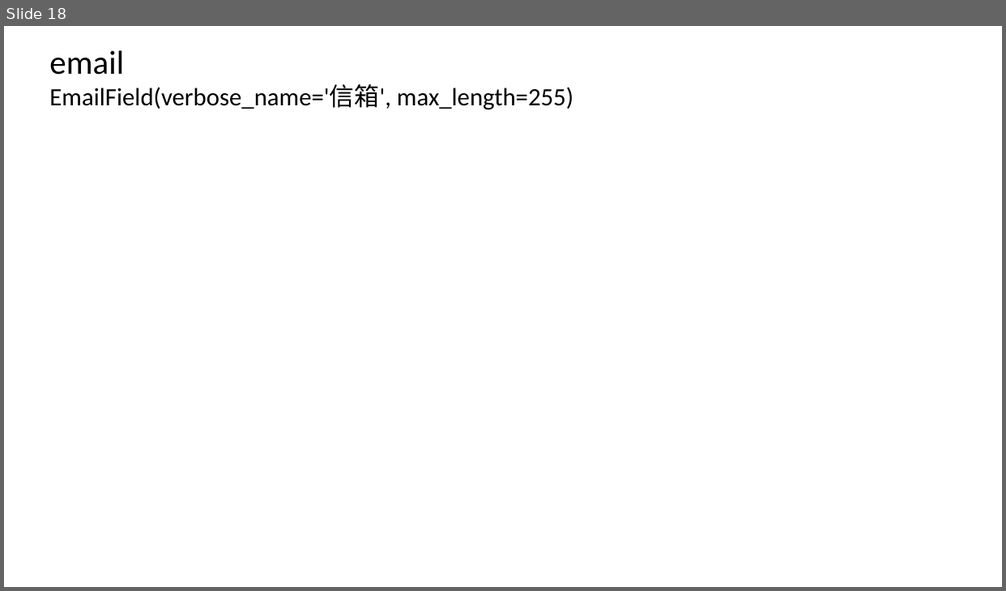
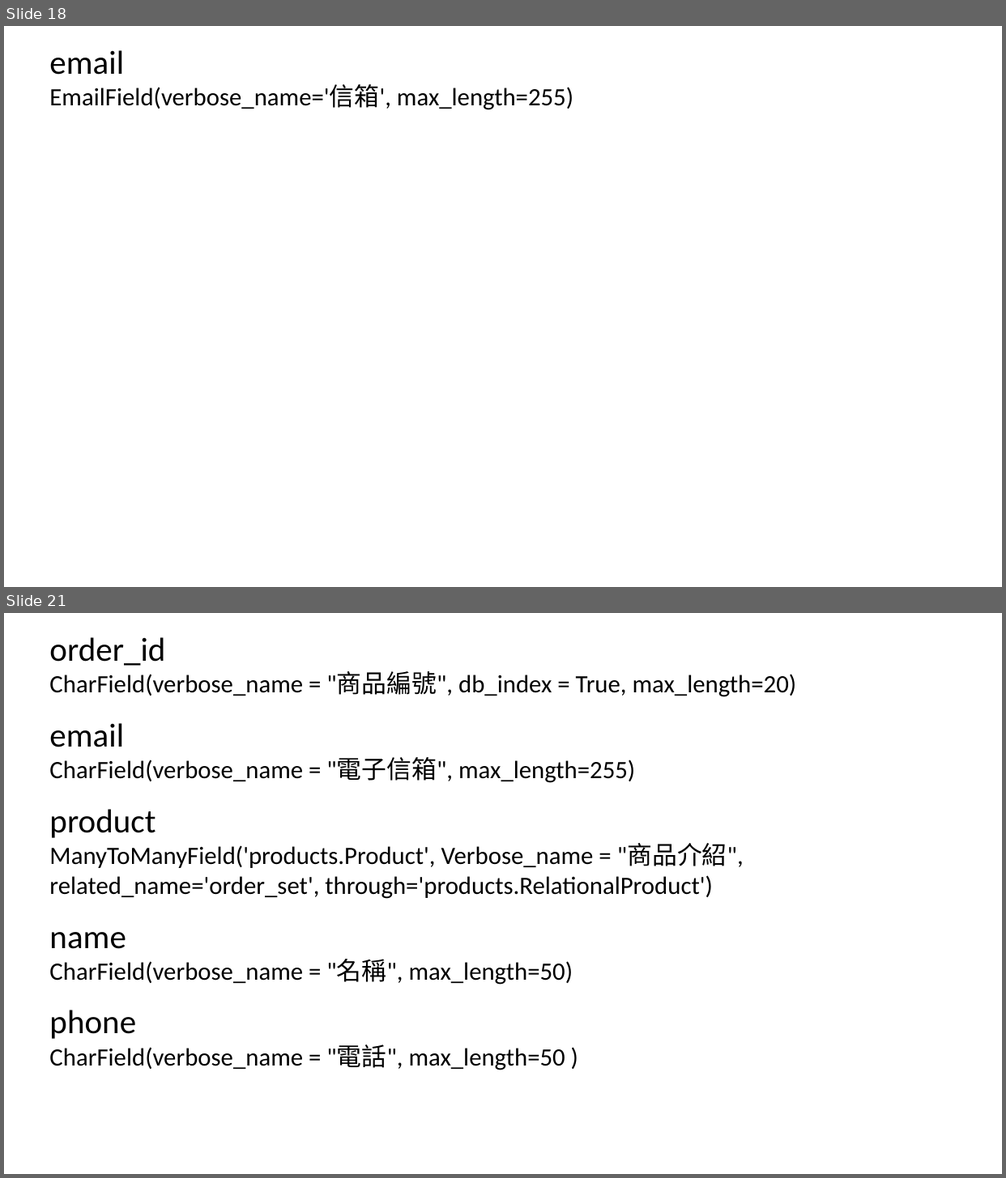
Before and after one commit to LouisLin511986/Django-eCommerce-tenant, a slide deck: model_set.pptx. Shown one above the other, each under a label of ours: slide 18 before the commit, slides 18 and 21 after it; the slides between them are not shown. The pictures are 1006x591 and 1006x1178 pixels, drawn with LibreOffice and Linux fonts; fonts in the diff are those of the drawing. Boxes give left, top, right and bottom in pixels: in the first picture for what was removed or moved away, otherwise in the second. Text is boxed around its words. In the diff, an @@ line names an element or a change of style, - is before the commit and + after.

```diff
--- a/model_set.pptx
+++ b/model_set.pptx
@@ slide 21 added at [4,613,1002,1174], background #FFFFFF @@
@@ text added at [49,637,797,697], 24 pt, text #000000 @@
+order_id
+CharField(verbose_name = "商品編號", db_index = True, max_length=20)
@@ text added at [49,723,635,783], 24 pt, text #000000 @@
+email
+CharField(verbose_name = "電子信箱", max_length=255)
@@ text added at [49,809,744,899], 24 pt, text #000000 @@
+product
+ManyToManyField('products.Product', Verbose_name = "商品介紹", related_name='order_set', through='products.RelationalProduct')
@@ text added at [49,932,573,985], 24 pt, text #000000 @@
+name
+CharField(verbose_name = "名稱", max_length=50)
@@ text added at [49,1010,565,1071], 24 pt, text #000000 @@
+phone
+CharField(verbose_name = "電話", max_length=50 )
```
Also in this commit, not shown: 3 slides changed, 6 other slides added, 35 other files.
